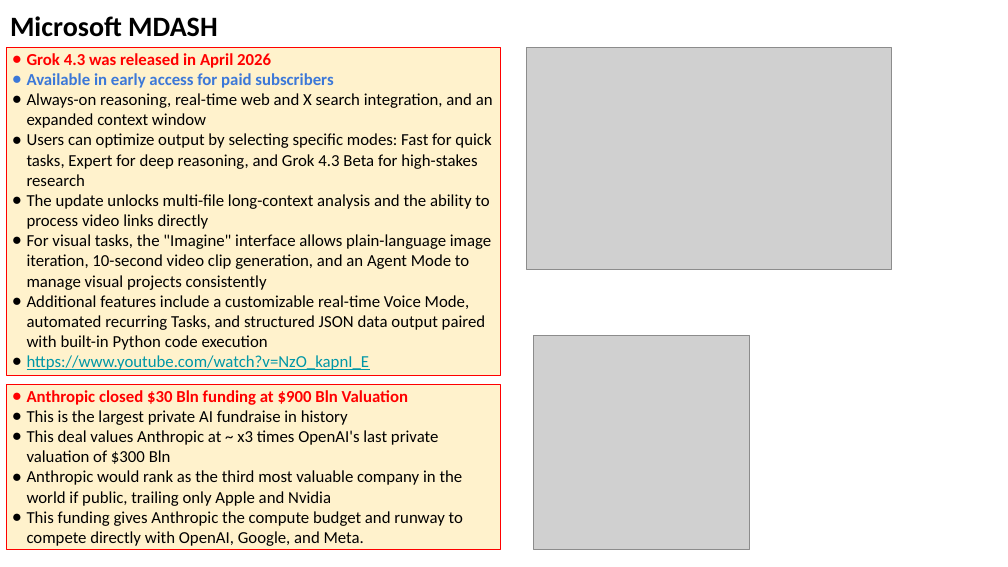
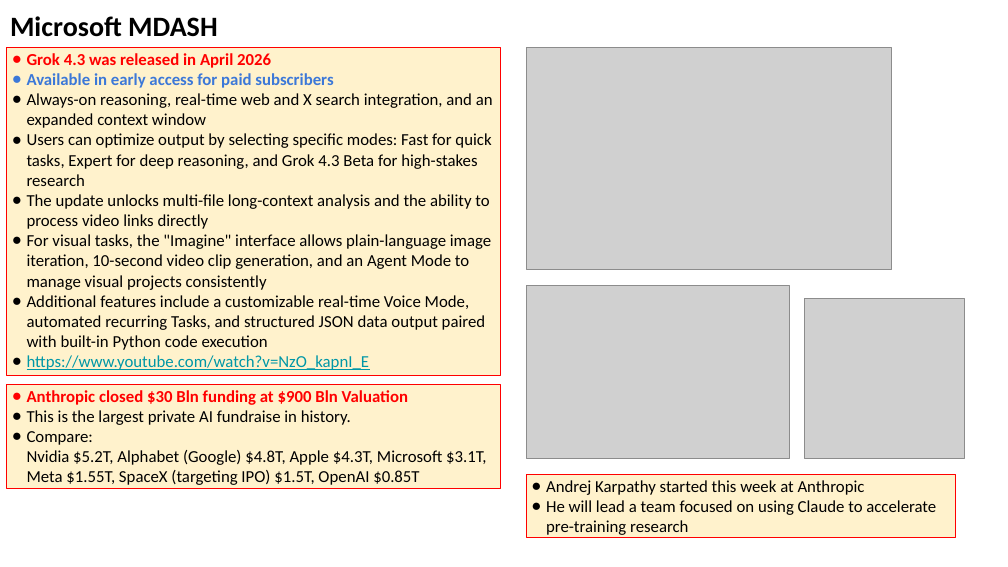
Before and after one commit to lselector/seminar, a slide deck: slide 4 of 2026/2026-05-22-AI-Updates.pptx. Drawn at 1008x567 pixels with LibreOffice and Linux fonts; fonts in the diff are those of the drawing; grey boxes stand for pictures. Boxes give left, top, right and bottom in pixels: in the first picture for what was removed or moved away, otherwise in the second. Text is boxed around its words. In the diff, an @@ line names an element or a change of style, - is before the commit and + after.

```diff
--- a/2026/2026-05-22-AI-Updates.pptx
+++ b/2026/2026-05-22-AI-Updates.pptx
@@ picture: place and size @@
-picture at (533, 336, 750, 549)
+picture at (526, 285, 789, 459)
@@ picture added at (804, 298, 964, 458) @@
@@ rectangle "Anthropic closed $30 Bln funding ...": place and size @@
-rectangle "Anthropic closed $30 Bln funding ..." at (7, 385, 501, 550)
+rectangle "Anthropic closed $30 Bln funding ..." at (7, 385, 501, 489)
@@ text in rectangle at (27, 410, 486, 485): text changed @@
-● This is the largest private AI fundraise in history
-● This deal values Anthropic at ~ x3 times OpenAI's last private valuation of $300 Bln
-● Anthropic would rank as the third most valuable company in the world if public, trailing only Apple and Nvidia
-● This funding gives Anthropic the compute budget and runway to compete directly with OpenAI, Google, and Meta.
+● This is the largest private AI fundraise in history.
+● Compare:
+  Nvidia $5.2T, Alphabet (Google) $4.8T, Apple $4.3T, Microsoft $3.1T, Meta $1.55T, SpaceX (targeting IPO) $1.5T, OpenAI $0.85T
@@ rectangle added at (526, 475, 956, 538), fill #FFF2CC, outline #FF0000 0.75 pt, 12 pt, text #000000 @@
+● Andrej Karpathy started this week at Anthropic
+● He will lead a team focused on using Claude to accelerate pre-training research
```
Also in this commit, not shown: 4 other slides changed, 3 slides added, 1 slide removed.
